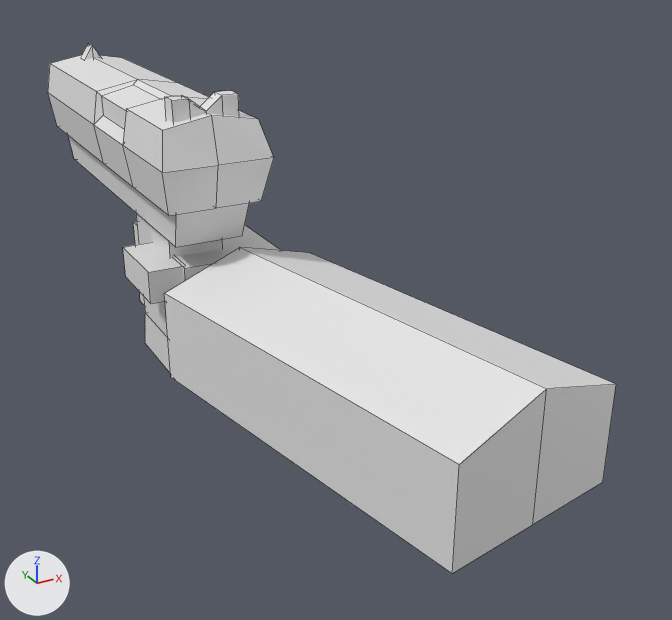
A saved change to the Blender file Waypoints/gun.blend.
Before and after are seen from a 50 mm camera at (-1.28, -4.01, 1.18) aimed at (0.46, -0.85, -0.4). The axes (+X, +Y, +Z) are drawn at lower left. The lights are the same throughout. Mesh edges are drawn as thin lines.
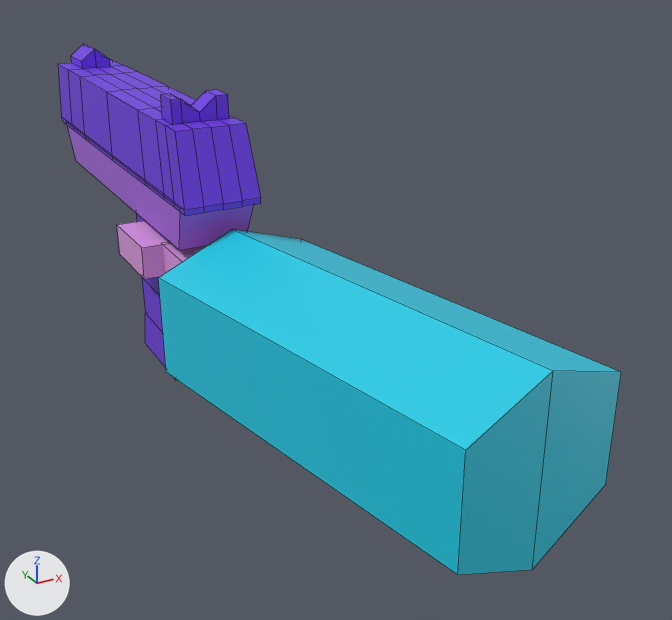
Boxes [x1, y1, x2, y2] around the edits, measured in the pictures (672 x 620 px; the box of a moved part takes in the faces that stretch with it):
'Cube.003', recoloured, reshaped, moved, rescaled (6% taller): before [164, 247, 616, 573]; after [158, 229, 621, 575]
'Cube.006', deleted: before [48, 55, 274, 216]
'Cube.010', added (purple): after [58, 44, 261, 216]
'Cube.004', recoloured, moved (grey to purple): before [68, 135, 249, 247]; after [67, 125, 254, 250]
'Cube.002', recoloured, moved: before [123, 242, 186, 304]; after [117, 221, 170, 279]
'Cube.005', recoloured (grey to purple): [136, 213, 222, 373] in both
'Cube.001', recoloured, moved, rescaled: before [133, 222, 282, 305]; after [163, 243, 206, 273]
'Cube.008', deleted: before [165, 91, 239, 123]
'Cube.007', deleted: before [81, 44, 101, 60]
part 1 of me_cube_004, moved or reshaped: before [452, 384, 616, 573]; after [458, 371, 621, 575]

The change in detail:
Material 'Material.004' (mat_material_004) is new.
Its base color is (0.00932, 0.607, 0.8) (cyan #18cce7).
Material 'Material.003' (mat_material_003) is new.
Its base color is (0.768, 0.346, 0.8) (pink #e39fe7).
Material 'Material.001' (mat_material_001) is new.
Its base color is (0.168, 0.0431, 0.8) (purple #723be7).
Material 'Material' (mat_material) is new.
Its base color is (0.422, 0.149, 0.8) (purple #ae6ce7).
me_cube_004 has 12 vertices, 10 faces and spans x -1.0..1.0, y -1.0..1.0, z -1.0..1.39.
me_cube_004 is used by ob_cube_003; location (0.256, -1.443, -0.389); rotation (0.0, 0.0, 0.191), in degrees (0, 0, 11); scale (0.36, 0.785, 0.2).
Part 1, on me_cube_004:
Vertex 8 of me_cube_004 moves from (0.0, 1.0, -1.0) to (0.0, 1.0, -1.74).
Vertex 10 of me_cube_004 moves from (0.0, -1.0, -1.0) at pixel (532, 524) to (0.0, -1.0, -1.74) at pixel (532, 569).
me_cube_004 now uses material mat_material_004 (cyan #18cce7).
me_cube_002 has 8 vertices, 6 faces and spans x -1.0..1.0, y -1.0..1.0, z -1.0..1.0.
me_cube_002 now uses material mat_material_003 (pink #e39fe7).
me_cube_003 has 8 vertices, 6 faces and spans x -1.0..1.0, y -1.0..1.0, z -1.0..1.0.
me_cube_003 now uses material mat_material_003 (pink #e39fe7).
me_cube has 8 vertices, 6 faces and spans x -1.0..1.0, y -1.0..1.0, z -1.0..1.0.
me_cube now uses material mat_material (purple #ae6ce7).
me_cube_005 has 16 vertices, 14 faces and spans x -1.0..1.0, y -1.0..1.21, z -1.0..1.0.
me_cube_005 now uses material mat_material_001 (purple #723be7).
Mesh me_cube_010 is new.
It has 122 vertices, 120 faces and spans x -1.01..1.01, y -1.0..1.04, z -1.62..1.0.
It uses material mat_material_001 (purple #723be7).
Object 'Cube.003' (ob_cube_003) moves from (0.256, -1.443, -0.389) to (0.191, -1.531, -0.298).
Object 'Cube.003' (ob_cube_003) is rescaled from (0.36, 0.785, 0.2) to (0.34, 0.784, 0.217).
Object 'Cube.001' (ob_cube_001) moves from (0.112, -0.258, -0.389) to (0.022, -0.627, -0.352).
Object 'Cube.001' (ob_cube_001) is rescaled from (0.22, 0.341, 0.2) to (-0.17, 0.183, 0.232).
Object 'Cube.002' (ob_cube_002) moves from (-0.173, -0.399, -0.257) to (-0.159, -0.29, -0.189).
Object 'Cube.004' (ob_cube_004) moves from (0.0, 0.176, 0.013) to (0.0, 0.134, 0.013).
Object 'Cube.006' (ob_cube_006) is deleted.
Object 'Cube.007' (ob_cube_007) is deleted.
Object 'Cube.008' (ob_cube_008) is deleted.
Object 'Cube.010' (ob_cube_010) is new; it shows me_cube_010.
Its location is (0.0, 0.137, 0.248).
Its scale is (0.156, 0.922, -0.151).
